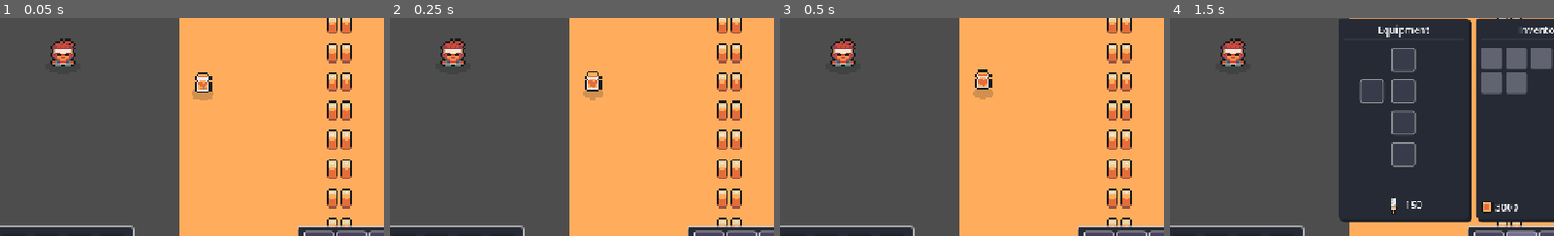
Above: before the commit, frames 1-4 (left to right).
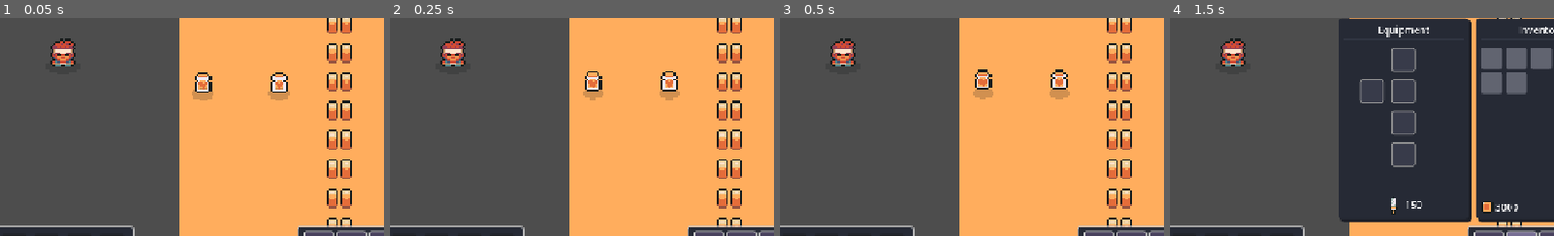
Above: after the commit, the same moments.

Repository: ArtemisSoftware/hunter-world
Game: Godot game, scene res://world/town/town.tscn
The game is run twice, just before and just after one commit, with the same random seed, the same clock (stepped at 60 frames per second) and the same inputs. The project has no main scene, so this scene is started directly.
Inputs (mouse positions are % of the whole screen's width and height, from its top left):
- Up to frame 1 (0.05 s): no input
- Up to frame 2 (0.25 s): no input
- Up to frame 3 (0.5 s): no input
- Up to frame 4 (1.5 s): click (83, 91) at 0.5 s; click (87, 91) at 1.25 s
The pictures show only the part of the screen within x 41-91%, y 39-89%; the shares and areas given below are measured in that part.

The runs differ from the first frame. In frame 1, 0.5% of the frame differs, in the area x 69-76%, y 24-38%; in frame 2, 0.5%; in frame 3, 0.5%; in frame 4, nothing differs.

Commit message:
Use Items

Diff:
--- a/autoloads/event_bus.gd
+++ b/autoloads/event_bus.gd
@@ -7,3 +7,5 @@
 
 signal on_player_new_level(current_exp: float, new_level: float)
 signal on_player_stats_updated
+
+var player: Player
--- a/autoloads/inventory_global.gd
+++ b/autoloads/inventory_global.gd
@@ -2,6 +2,7 @@
 
 signal on_inventory_changed
 signal on_equipment_changed
+signal on_inventory_used_item(item: ItemRes)
 
 const INVENTORY_SIZE: int = 30
 
@@ -13,6 +14,31 @@
 	inventory.resize(INVENTORY_SIZE)
 	pass
 
+#region use item
+
+func use_item(slot_index) -> void:
+
+	var slot: SlotRes = inventory[slot_index]
+	if not slot: return
+
+	if not slot.item.is_consumable: return
+
+	slot.quantity -= 1
+	if slot.quantity <= 0:
+		inventory[slot_index] = null
+
+	on_inventory_changed.emit()
+	pass
+
+func can_use_item(slot_index) -> bool:
+
+	var slot: SlotRes = get_slot(slot_index)
+	return slot and slot.item.is_consumable
+	pass
+
+#endregion
+
+#region find item
 func _get_empty_slot_indexes() -> Array[int]:
 	var empty: Array[int] = []
 
@@ -36,6 +62,10 @@
 				found.append(index)
 	return found
 	pass
+
+#endregion
+
+#region add / remove
 
 func add_item(item: ItemRes, amount: int = 1) -> void:
 
@@ -78,6 +108,9 @@
 	return null
 	pass
 
+#endregion
+
+#region move slots
 func swap_slots(from_index: int, to_index: int) -> void:
 	if from_index < 0 or from_index >= inventory.size():
 		return
@@ -121,6 +154,8 @@
 	on_inventory_changed.emit()
 	pass
 
+#endregion
+
 func get_slot_item(index: int) -> ItemRes:
 	var slot = get_slot(index)
 
--- a/core/components/health.gd
+++ b/core/components/health.gd
@@ -24,3 +24,9 @@
 		on_death.emit()
 
 	pass
+
+
+func heal(value: float) -> void:
+	current_health = min(current_health + value, max_health)
+	on_health_changed.emit(current_health)
+	pass
--- a/data/item/inventory_item.gd
+++ b/data/item/inventory_item.gd
@@ -11,3 +11,7 @@
 @export var type: Type
 @export var is_consumable: bool
 @export var max_stack: int = 10
+
+
+@export_group("Consumable")
+@export var value: float
--- a/data/potions/hp_potion.tres
+++ b/data/potions/hp_potion.tres
@@ -7,6 +7,7 @@
 script = ExtResource("1_y1e5k")
 type = 2
 is_consumable = true
+value = 2.0
 icon = ExtResource("1_8225t")
 name = "Potion 2HP"
 price = 5
--- a/entities/player/player.gd
+++ b/entities/player/player.gd
@@ -35,13 +35,13 @@
 
 
 func _ready() -> void:
-	set_up()
+
 	pass
 
 func _input(event: InputEvent) -> void:
 	if event.is_action_pressed("ui_accept"):
 		exp.add_exp(10)
-
+		health.take_damage(1.0)
 	pass
 
 
@@ -113,3 +113,20 @@
 func play_direction_animation(animation_name: String) -> void:
 	animated_sprite_2d.play("%s_%s" % [animation_name, last_direction])
 	pass
+
+
+
+
+
+#region signal observers
+
+func _on_health_on_death() -> void:
+	queue_free()
+	pass
+
+
+func _on_health_on_health_changed(current_health: float) -> void:
+	EventBus.on_player_health_updated.emit(current_health, health.max_health)
+	pass
+
+#endregion
--- a/entities/player/player.tscn
+++ b/entities/player/player.tscn
@@ -328,3 +328,6 @@
 [node name="Up Marker2D4" type="Marker2D" parent="AttackPosition" unique_id=1468013322]
 unique_name_in_owner = true
 position = Vector2(-3, -19)
+
+[connection signal="on_death" from="Components/Health" to="." method="_on_health_on_death"]
+[connection signal="on_health_changed" from="Components/Health" to="." method="_on_health_on_health_changed"]
--- a/hud/loadout/inventory_panel.gd
+++ b/hud/loadout/inventory_panel.gd
@@ -15,7 +15,7 @@
 	for index in grid_container.get_child_count():
 		var slot: Slot = grid_container.get_child(index)
 		slot.on_slot_clicked.connect(_on_slot_clicked)
-		slot.on_slot_hovered.connect(_on_slot_hoverd)
+		slot.on_slot_hovered.connect(on_slot_hovered)
 		slot.slot_index = index
 		slots.append(slot)
 	pass
@@ -67,7 +67,12 @@
 	pass
 
 func _handle_right_button(slot_index: int) -> void:
+	var item = InventoryGlobal.get_slot_item(slot_index)
 
+	if not item: return
+	elif InventoryGlobal.can_use_item(slot_index):
+		InventoryGlobal.use_item(slot_index)
+		InventoryGlobal.on_inventory_used_item.emit(item)
 	pass
 
 #-------------------
@@ -86,6 +91,6 @@
 	pass
 
 
-func _on_slot_hoverd(slot_index: int) -> void:
+func on_slot_hovered(slot_index: int) -> void:
 
 	pass
--- a/world/town/town.gd
+++ b/world/town/town.gd
@@ -3,6 +3,7 @@
 @export var player_scene: PackedScene
 
 func _ready() -> void:
+	InventoryGlobal.on_inventory_used_item.connect(_on_inventory_used_item) #isto não deveria ser no player??????
 	_create_player()
 	pass
 
@@ -16,5 +17,10 @@
 	var player: Player = player_scene.instantiate()
 	add_child(player)
 	player.set_up()
+	EventBus.player = player
 	EventBus.on_player_created.emit()
 	pass
+
+func _on_inventory_used_item(item: ItemRes) -> void:
+	EventBus.player.health.heal(item.value)
+	pass
--- a/world/town/town.tscn
+++ b/world/town/town.tscn
@@ -3578,3 +3578,7 @@
 [node name="LootDrop" parent="." unique_id=1383907487 instance=ExtResource("11_282io")]
 position = Vector2(77, 15)
 item = ExtResource("12_c5hwo")
+
+[node name="LootDrop2" parent="." unique_id=961230940 instance=ExtResource("11_282io")]
+position = Vector2(119, 15)
+item = ExtResource("12_c5hwo")
